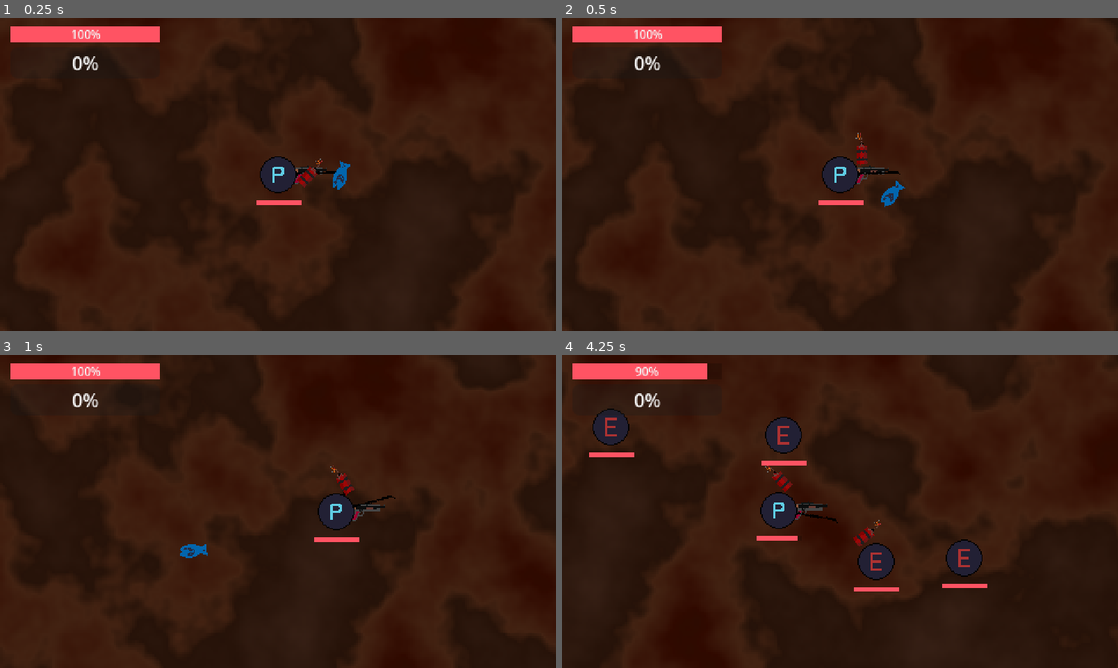
Above: before the commit, frames 1-4 (two rows, left to right).
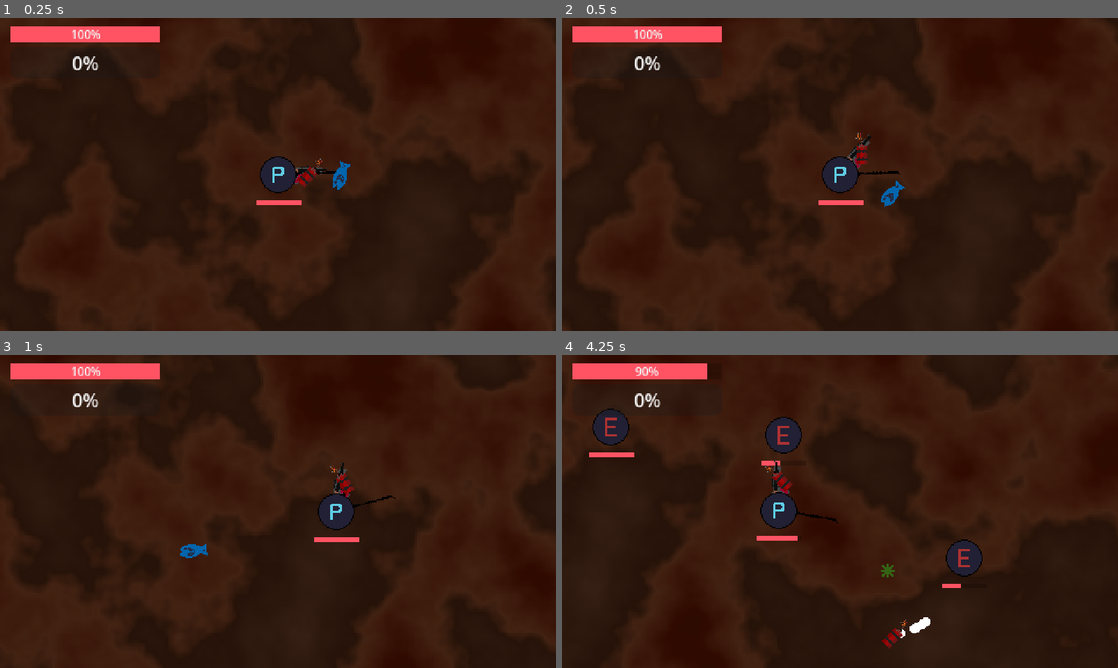
Above: after the commit, the same moments.

Repository: BaldurThor/CGDD
Game: Godot game, scene res://scenes/main.tscn
Same seed, same stepped clock (60 frames per second), same inputs: the game is played once before the commit and once after it.
Inputs (mouse positions are in pixels of both pictures, inside the frame that each line leads up to):
- Up to frame 1 (0.25 s): no input
- Up to frame 2 (0.5 s): no input
- Up to frame 3 (1 s): move the mouse to (400, 495) at 0.52 s; hold D (move_right) from 0.53 s (still down); click (400, 495) at 0.67 s
- Up to frame 4 (4.25 s): move the mouse to (728, 527) at 1.27 s; release D (move_right) at 1.28 s; hold S (move_down) 1.28-2.03 s; move the mouse to (895, 442) at 2.02 s; hold D (move_right) 2.03-2.78 s; move the mouse to (812, 574) at 2.77 s; hold W (move_up) 2.78-3.53 s; click (812, 574) at 2.92 s; move the mouse to (1006, 558) at 3.52 s; hold A (move_left) from 3.53 s (still down)

Frame 1 is identical in both runs. In frame 2, 0.2% of the frame differs, in the area x 51-59%, y 37-54%; in frame 3, 0.2%; in frame 4, 1.5%, in the area x 37-77%, y 33-94%.

Commit message:
add random explosion sfx pitching (because Axel demands it)

Diff:
--- a/scenes/player.tscn
+++ b/scenes/player.tscn
@@ -132,14 +132,12 @@
 [node name="Weapons" type="Node2D" parent="."]
 
 [node name="PistolSwivel" type="Node2D" parent="Weapons"]
-process_mode = 4
 script = ExtResource("4_chwgw")
 
 [node name="Pistol" parent="Weapons/PistolSwivel" instance=ExtResource("5_toqby")]
 bullet_type = ExtResource("6_rvydb")
 
 [node name="RifleSwivel" type="Node2D" parent="Weapons"]
-process_mode = 4
 script = ExtResource("4_chwgw")
 
 [node name="Rifle" parent="Weapons/RifleSwivel" instance=ExtResource("5_toqby")]
@@ -147,7 +145,6 @@
 bullet_type = ExtResource("6_rvydb")
 
 [node name="ShotgunSwivel" type="Node2D" parent="Weapons"]
-process_mode = 4
 script = ExtResource("4_chwgw")
 
 [node name="Shotgun" parent="Weapons/ShotgunSwivel" instance=ExtResource("5_toqby")]
--- a/scripts/dynamite.gd
+++ b/scripts/dynamite.gd
@@ -6,6 +6,7 @@
 @onready var despawn_timer: Timer = $DespawnTimer
 @onready var area_2d: Area2D = $Area2D
 @onready var explosion_animation: AnimationPlayer = $ExplosionAnimation
+@onready var explosion_sound_effect: AudioStreamPlayer2D = $ExplosionSoundEffect
 
 var direction: Vector2
 var _weapon_type: WeaponType
@@ -31,6 +32,8 @@
 
 func _explode() -> void:
 	var nearby_enemies = area_2d.get_overlapping_bodies()
+	# Randomly pitch the sound effect up/down to add variety.
+	explosion_sound_effect.pitch_scale = randf_range(0.8, 1.2)
 	explosion_animation.play("explode")
 	for enemy in nearby_enemies:
 		if enemy is Enemy:
